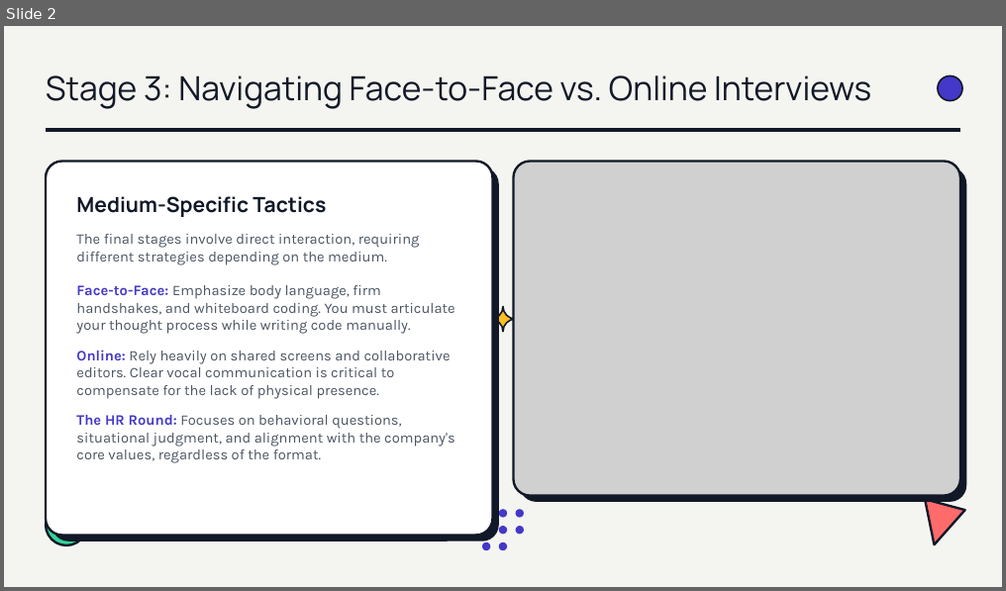
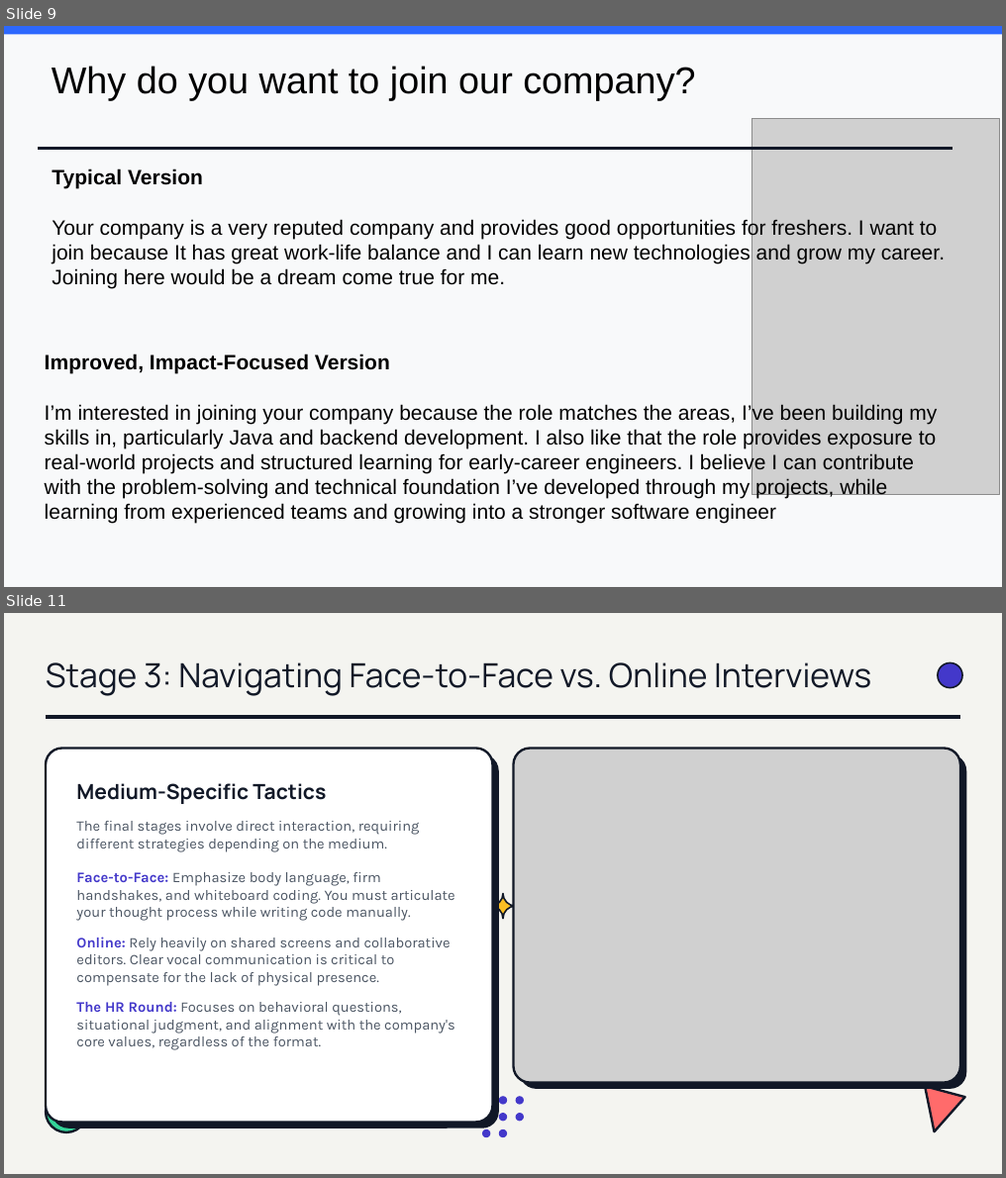
Before and after one commit to brinda-25/workshop, a slide deck: Day4/Mastering_Interview.pptx. Shown one above the other, each under a label of ours: slide 2 before the commit, slides 9 and 11 after it; the slides between them are not shown. The pictures are 1006x591 and 1006x1178 pixels, drawn with LibreOffice and Linux fonts; fonts in the diff are those of the drawing; grey boxes stand for pictures; background and template pictures are left out. Boxes give left, top, right and bottom in pixels: in the first picture for what was removed or moved away, otherwise in the second. Text is boxed around its words. In the diff, an @@ line names an element or a change of style, - is before the commit and + after.

```diff
--- a/Day4/Mastering_Interview.pptx
+++ b/Day4/Mastering_Interview.pptx
@@ slide 9 added at [4,26,1002,587], background picture (left out) @@
@@ rectangle added at [4,26,1002,587], fill #F8F9FA @@
@@ rectangle added at [4,26,1002,34], fill #2D68FE @@
@@ text added at [52,66,695,101], 36 pt, text #000000 @@
+Why do you want to join our company?
@@ picture added at [751,119,1000,495] @@
@@ line added from (38, 148) to (953, 148), #111827 3 pt @@
@@ text added at [52,169,944,288], 20 pt, text #000000 @@
+Typical Version
+Your company is a very reputed company and provides good opportunities for freshers. I want to join because It has great work-life balance and I can learn new technologies and grow my career. Joining here would be a dream come true for me.
@@ text added at [45,354,937,524], 20 pt, text #000000 @@
+Improved, Impact-Focused Version
+I’m interested in joining your company because the role matches the areas, I’ve been building my skills in, particularly Java and backend development. I also like that the role provides exposure to real-world projects and structured learning for early-career engineers. I believe I can contribute with the problem-solving and technical foundation I’ve developed through my projects, while learning from experienced teams and growing into a stronger software engineer
@@ what was slide 2 is now slide 11 @@
```
Also in this commit, not shown: 8 other slides added.
